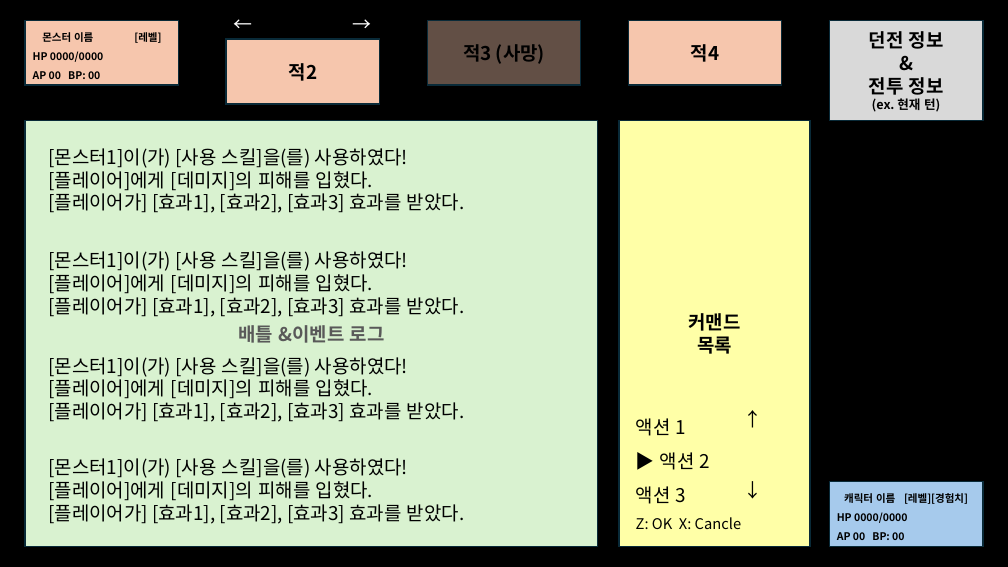
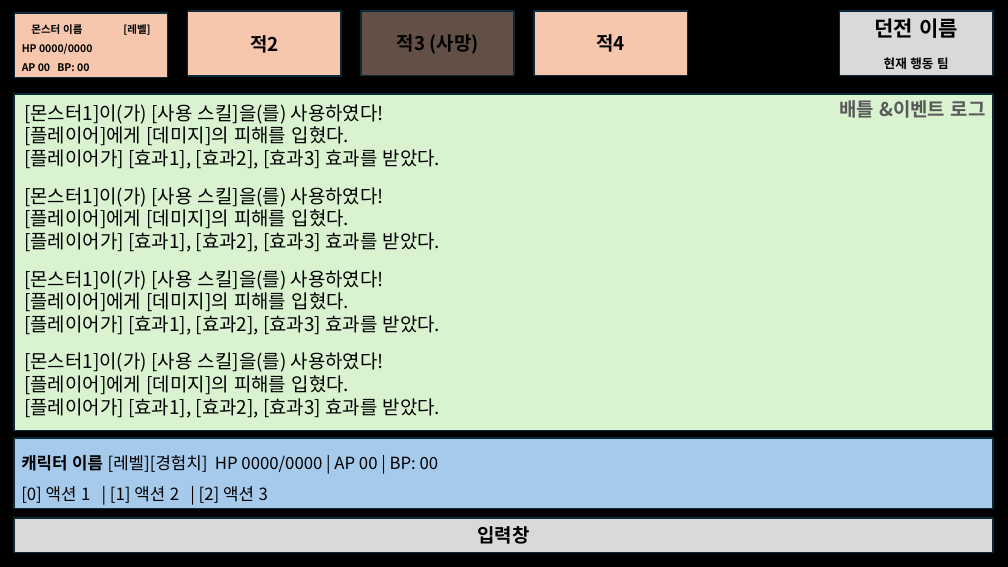
Before and after one commit to lsu0503/TextRPG_TeamProject2nd, a slide deck: slide 8 of Documents/TextRPG_와이어프레임.pptx. Drawn at 1008x567 pixels with LibreOffice and Linux fonts; fonts in the diff are those of the drawing. Boxes give left, top, right and bottom in pixels: in the first picture for what was removed or moved away, otherwise in the second. Text is boxed around its words. In the diff, an @@ line names an element or a change of style, - is before the commit and + after.

```diff
--- a/Documents/TextRPG_와이어프레임.pptx
+++ b/Documents/TextRPG_와이어프레임.pptx
@@ rectangle "몬스터 이름 [레벨]": place and size @@
-rectangle "몬스터 이름 [레벨]" at box(25, 20, 178, 85)
+rectangle "몬스터 이름 [레벨]" at box(14, 13, 168, 78)
@@ rectangle "적2": place and size @@
-rectangle "적2" at box(226, 39, 380, 104)
+rectangle "적2" at box(188, 11, 341, 76)
@@ text removed at box(226, 8, 260, 39) @@
-←
@@ text removed at box(346, 8, 379, 39) @@
-→
@@ rectangle "적3 (사망)": place and size @@
-rectangle "적3 (사망)" at box(427, 20, 581, 85)
+rectangle "적3 (사망)" at box(361, 11, 514, 76)
@@ rectangle "적4": place and size @@
-rectangle "적4" at box(628, 20, 782, 85)
+rectangle "적4" at box(535, 11, 688, 76)
@@ rectangle "던전 이름": place and size @@
-rectangle "던전 이름" at box(830, 20, 983, 120)
+rectangle "던전 이름" at box(839, 11, 993, 76)
@@ text in rectangle at box(875, 18, 958, 69): text changed; size 18 to 12 pt @@
-던전 정보
-&
-전투 정보
-(ex. 현재 턴)
+던전 이름
+현재 행동 팀
@@ rectangle "배틀 &이벤트 로그": place and size @@
-rectangle "배틀 &이벤트 로그" at box(25, 121, 597, 547)
+rectangle "배틀 &이벤트 로그" at box(14, 94, 993, 430)
@@ rectangle "배틀 &이벤트 로그" at box(14, 94, 993, 430): alignment centre to right; vertical alignment middle to top @@
@@ text "[몬스터1]이(가) [사용 스킬]을(를) 사용하였다!": place and size @@
-text "[몬스터1]이(가) [사용 스킬]을(를) 사용하였다!" at box(48, 148, 464, 213)
+text "[몬스터1]이(가) [사용 스킬]을(를) 사용하였다!" at box(24, 104, 440, 169)
@@ rectangle removed at box(619, 121, 811, 547) @@
-커맨드
-목록
@@ text "[몬스터1]이(가) [사용 스킬]을(를) 사용하였다!": place and size @@
-text "[몬스터1]이(가) [사용 스킬]을(를) 사용하였다!" at box(48, 251, 464, 317)
+text "[몬스터1]이(가) [사용 스킬]을(를) 사용하였다!" at box(24, 187, 440, 252)
@@ text "[몬스터1]이(가) [사용 스킬]을(를) 사용하였다!": place and size @@
-text "[몬스터1]이(가) [사용 스킬]을(를) 사용하였다!" at box(48, 357, 464, 422)
+text "[몬스터1]이(가) [사용 스킬]을(를) 사용하였다!" at box(24, 270, 440, 335)
@@ text "[몬스터1]이(가) [사용 스킬]을(를) 사용하였다!": place and size @@
-text "[몬스터1]이(가) [사용 스킬]을(를) 사용하였다!" at box(48, 458, 464, 524)
+text "[몬스터1]이(가) [사용 스킬]을(를) 사용하였다!" at box(24, 352, 440, 418)
@@ text removed at box(636, 418, 741, 529) @@
-액션 1
-▶ 액션 2
-액션 3
-Z: OK X: Cancle
@@ text removed at box(737, 404, 771, 434) @@
-↑
@@ rectangle "캐릭터 이름 [레벨][경험치] HP 0000/0000 ...": place and size @@
-rectangle "캐릭터 이름 [레벨][경험치] HP 0000/0000 ..." at box(830, 482, 983, 547)
+rectangle "캐릭터 이름 [레벨][경험치] HP 0000/0000 ..." at box(14, 438, 993, 508)
@@ text in rectangle at box(21, 455, 439, 503): text changed; size 10 to 16 pt; bold off @@
-캐릭터 이름 [레벨][경험치]
-HP 0000/0000
-AP 00 BP: 00
+캐릭터 이름 [레벨][경험치] HP 0000/0000 | AP 00 | BP: 00
+[0] 액션 1 | [1] 액션 2 | [2] 액션 3
@@ text removed at box(736, 475, 770, 505) @@
-↓
@@ rectangle added at box(14, 518, 993, 553), fill #D9D9D9, outline #092A39 1.5 pt, 18 pt, text #000000, bold @@
+입력창
```
Also in this commit, not shown: 4 other slides changed, 5 slides removed.
